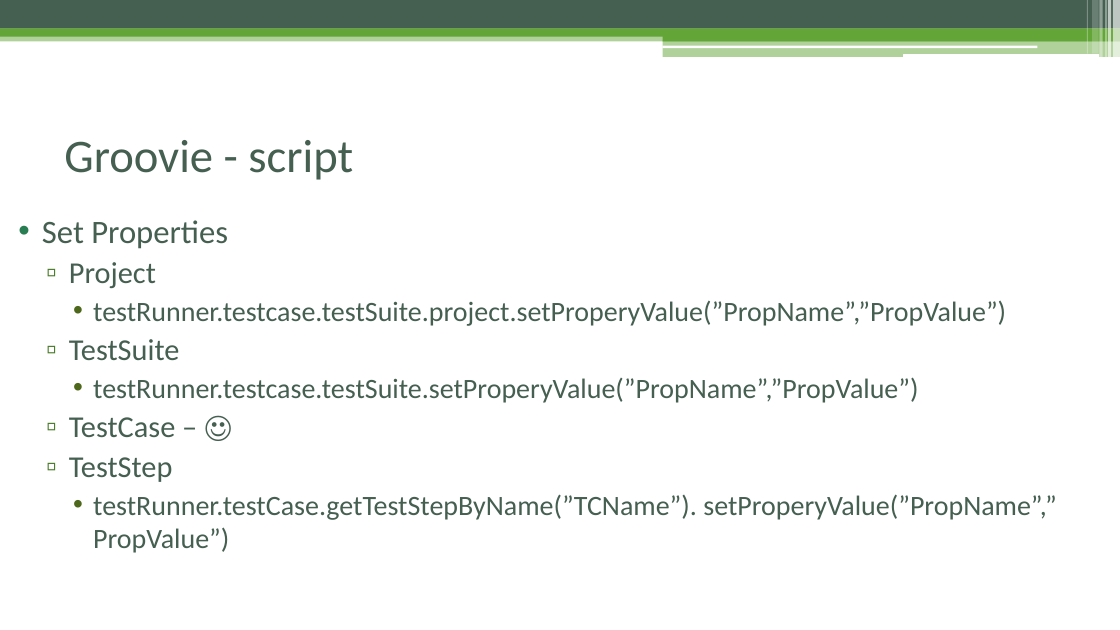
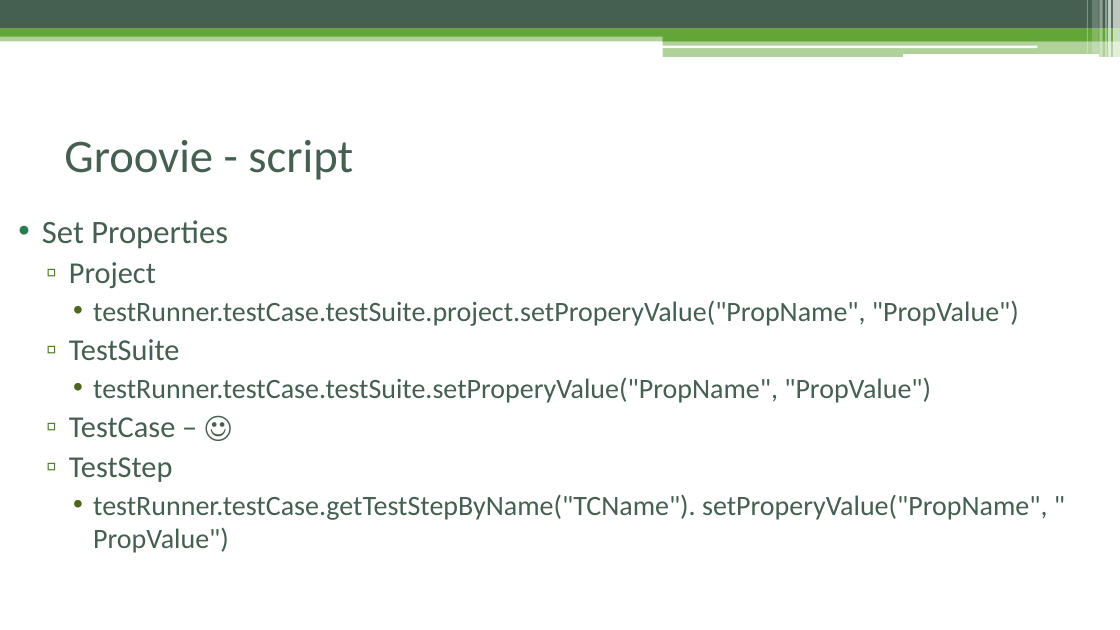
Before and after one commit to czyzyk29/SoapUI_Workshop, a slide deck: slide 45 of Warsztat_soapUI.pptx (slide 46 before the commit). Drawn at 1120x630 pixels with LibreOffice and Linux fonts; fonts in the diff are those of the drawing. Boxes give left, top, right and bottom in pixels: in the first picture for what was removed or moved away, otherwise in the second. Text is boxed around its words. In the diff, an @@ line names an element or a change of style, - is before the commit and + after.

Commit message:
update project and presentation

```diff
--- a/Warsztat_soapUI.pptx
+++ b/Warsztat_soapUI.pptx
@@ text at (93, 300, 1019, 326): text changed @@
-    • testRunner.testcase.testSuite.project.setProperyValue(”PropName”,”PropValue”)
+    • testRunner.testCase.testSuite.project.setProperyValue("PropName", "PropValue")
@@ text at (93, 378, 931, 403): text changed @@
-    • testRunner.testcase.testSuite.setProperyValue(”PropName”,”PropValue”)
+    • testRunner.testCase.testSuite.setProperyValue("PropName", "PropValue")
@@ text at (93, 494, 1047, 553): text changed @@
-    • testRunner.testCase.getTestStepByName(”TCName”). setProperyValue(”PropName”,” PropValue”)
+    • testRunner.testCase.getTestStepByName("TCName"). setProperyValue("PropName", " PropValue")
```
Also in this commit, not shown: 13 other slides changed, 1 slide removed, 3 other files.
